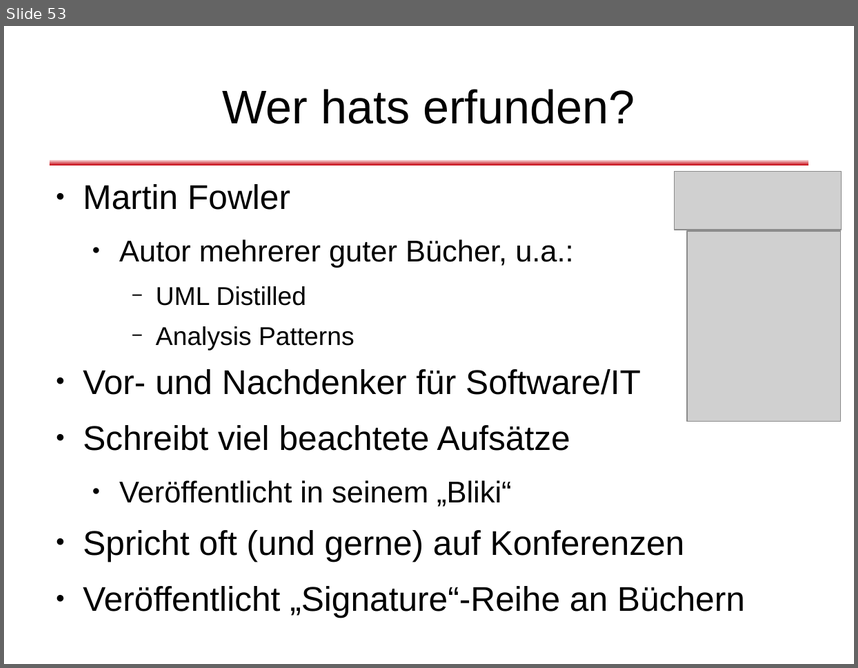
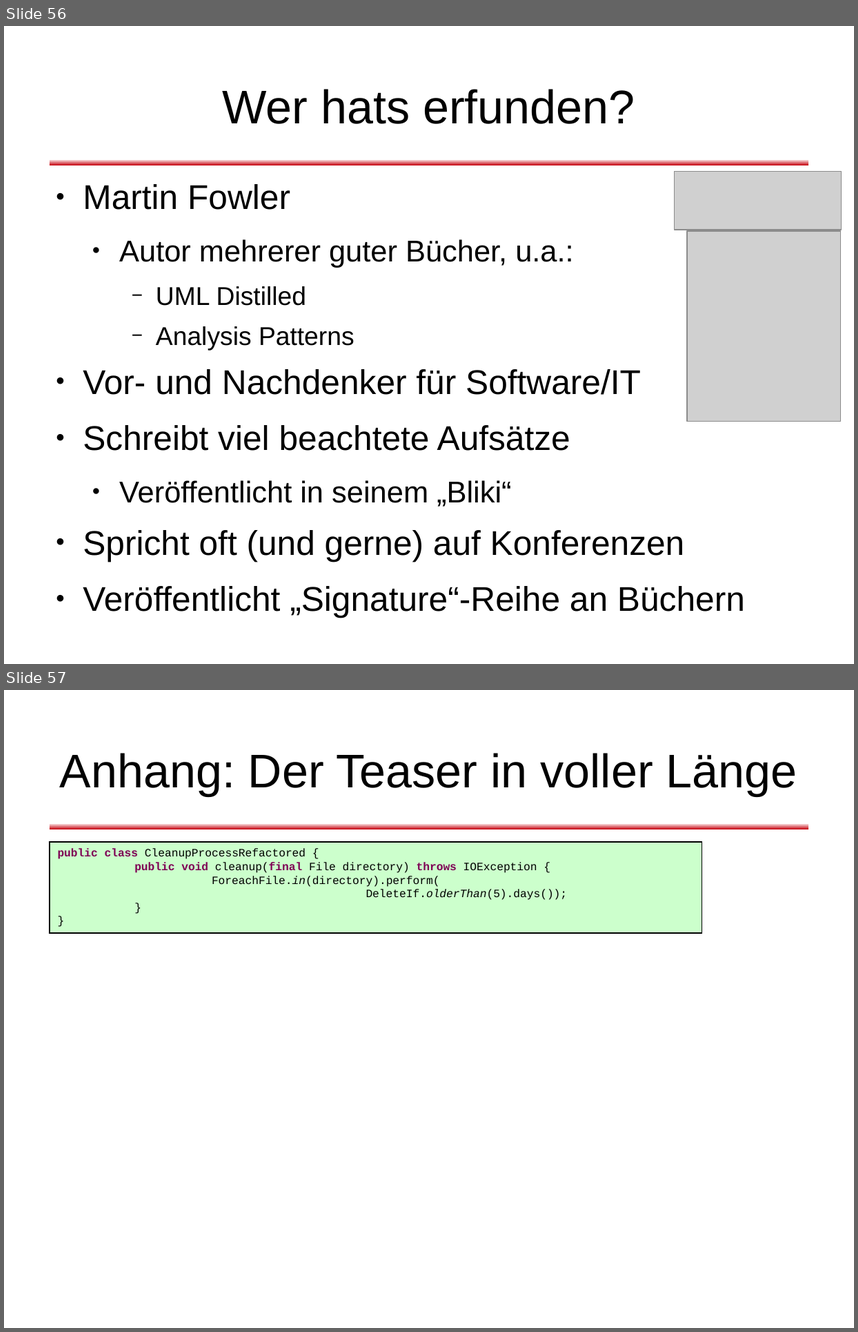
Before and after one commit to dlindner/vorlesung-se2-dhbw, a slide deck: added_2010/Refactoring (2010).odp. Shown one above the other, each under a label of ours: slide 53 before the commit, slides 56 and 57 after it. The pictures are 858x668 and 858x1332 pixels, drawn with LibreOffice and Linux fonts; fonts in the diff are those of the drawing; grey boxes stand for pictures; background and template pictures are left out. Boxes give left, top, right and bottom in pixels: in the first picture for what was removed or moved away, otherwise in the second. Text is boxed around its words. In the diff, an @@ line names an element or a change of style, - is before the commit and + after.

Commit message:
Teaser Example eingebaut

```diff
--- a/added_2010/Refactoring (2010).odp
+++ b/added_2010/Refactoring (2010).odp
@@ slide 57 added at [4,690,854,1328], background #FFFFFF; not listed: 1 template element that a slide beside it also shows @@
@@ title added at [60,753,797,796], 44 pt, text #000000 @@
+Anhang: Der Teaser in voller Länge
@@ rectangle added at [50,842,702,933], fill #CCFFCC, outline #000000 0.74 pt, 10.5 pt, text #000000 @@
+public class CleanupProcessRefactored {
+public void cleanup(final File directory) throws IOException {
+ForeachFile.in(directory).perform(
+DeleteIf.olderThan(5).days());
+}
+}
@@ what was slide 53 is now slide 56 @@
```
Also in this commit, not shown: 1 slide changed, 6 other slides added.
